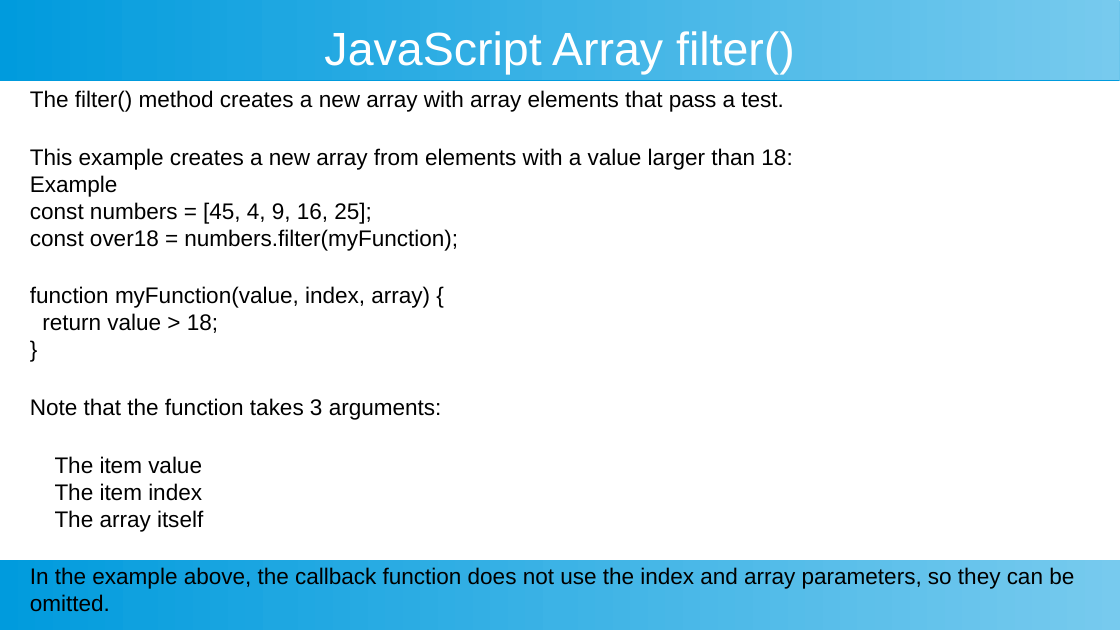
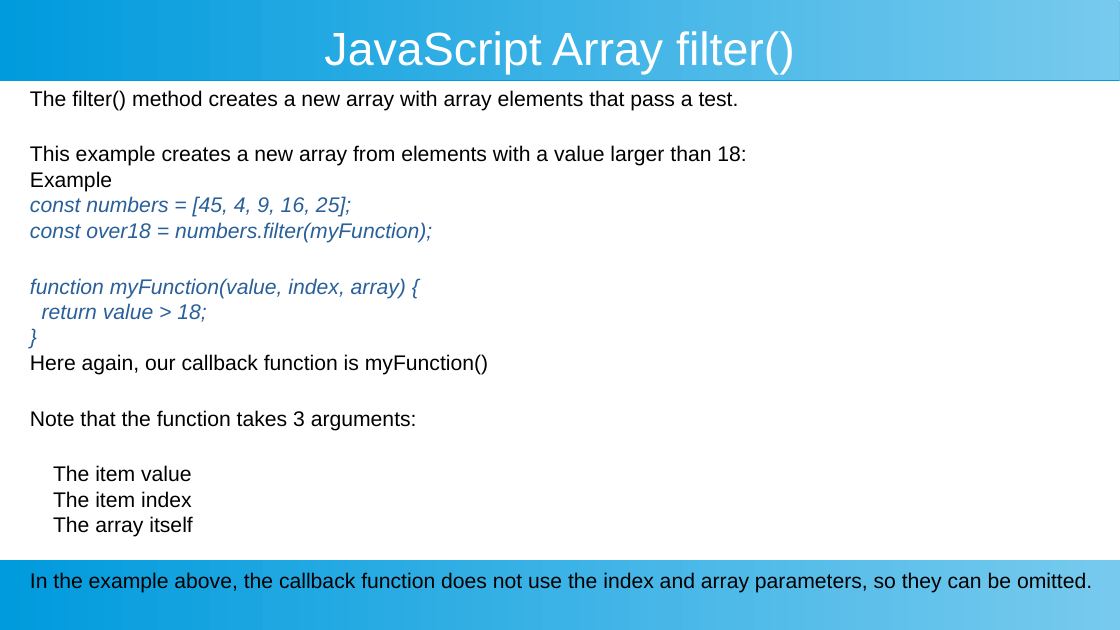
Before and after one commit to ashishjain1547/public_lessons_in_javascript, a slide deck: slide 10 of 7_Arrays in Detail/4 - array iteration.odp (slide 6 before the commit). Drawn at 1120x630 pixels with LibreOffice and Linux fonts; fonts in the diff are those of the drawing. Boxes give left, top, right and bottom in pixels: in the first picture for what was removed or moved away, otherwise in the second. Text is boxed around its words. In the diff, an @@ line names an element or a change of style, - is before the commit and + after.

```diff
--- a/7_Arrays in Detail/4 - array iteration.odp
+++ b/7_Arrays in Detail/4 - array iteration.odp
@@ text at (30, 90, 1092, 593): size 16 to 15 pt; text colour #000000 to #2A6099, italic on in "const numbers = [45, 4, 9, 16, ...", "const over18 = numbers.filter(myFunction);", "function myFunction(value, index, array) {", "return value > 18;" and 1 more places @@
@@ text at (30, 354, 488, 375): paragraph added @@
+Here again, our callback function is myFunction()
```
Also in this commit, not shown: 9 other slides changed, 10 slides added, 6 other files.
